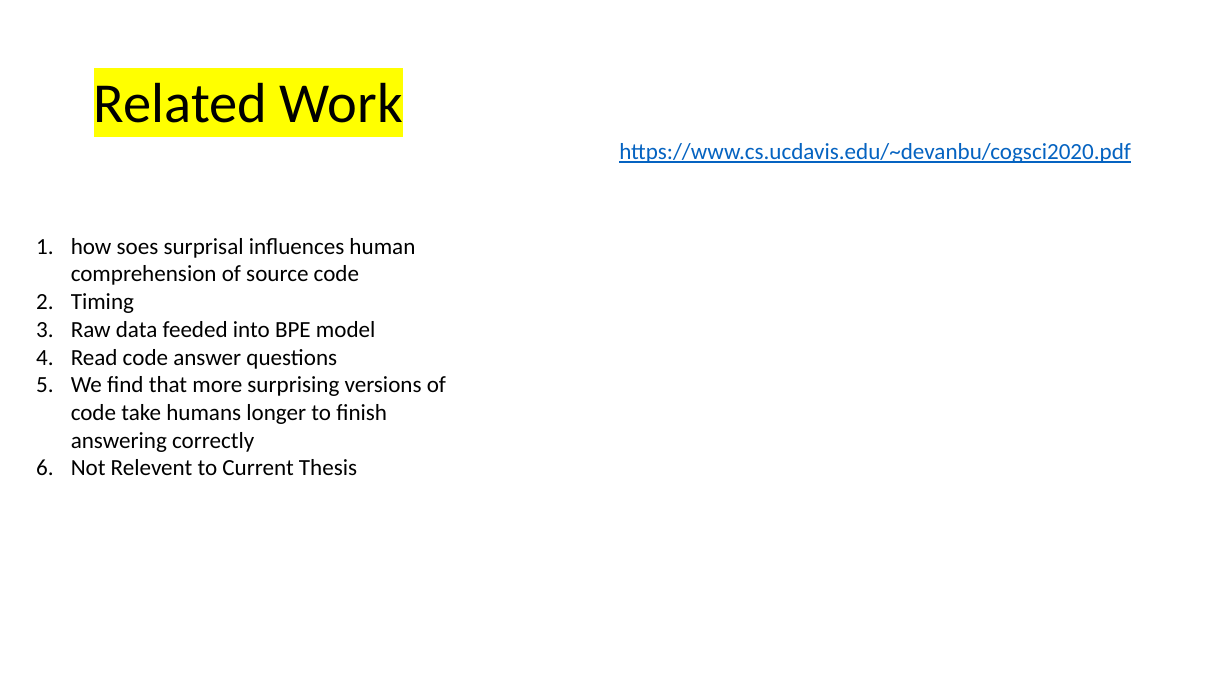
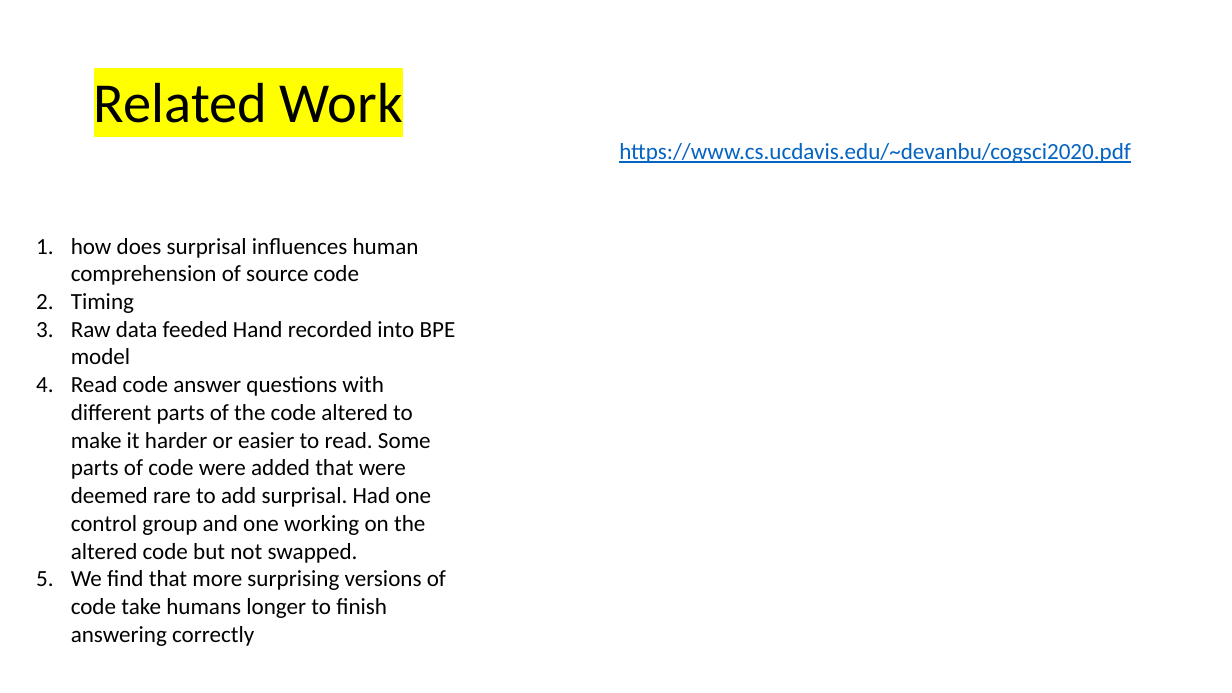
Before and after one commit to nauticalmonkey/CalPolyThesis, a slide deck: slide 13 of Thesis Idea.pptx. Drawn at 1232x693 pixels with LibreOffice and Linux fonts; fonts in the diff are those of the drawing. Boxes give left, top, right and bottom in pixels: in the first picture for what was removed or moved away, otherwise in the second. Text is boxed around its words. In the diff, an @@ line names an element or a change of style, - is before the commit and + after.

Commit message:
reaserch questions changed

```diff
--- a/Thesis Idea.pptx
+++ b/Thesis Idea.pptx
@@ text at <box>71,238,419,285</box>: text changed @@
-1. how soes surprisal influences human comprehension of source code
+1. how does surprisal influences human comprehension of source code
@@ text at <box>71,321,456,563</box>: text changed @@
-3. Raw data feeded into BPE model
-4. Read code answer questions
+3. Raw data feeded Hand recorded into BPE model
+4. Read code answer questions with different parts of the code altered to make it harder or easier to read. Some parts of code were added that were deemed rare to add surprisal. Had one control group and one working on the altered code but not swapped.
@@ text at <box>71,459,357,475</box>: paragraph removed @@
-6. Not Relevent to Current Thesis
```
Also in this commit, not shown: 2 other slides changed, 1 slide added, 1 slide removed.
